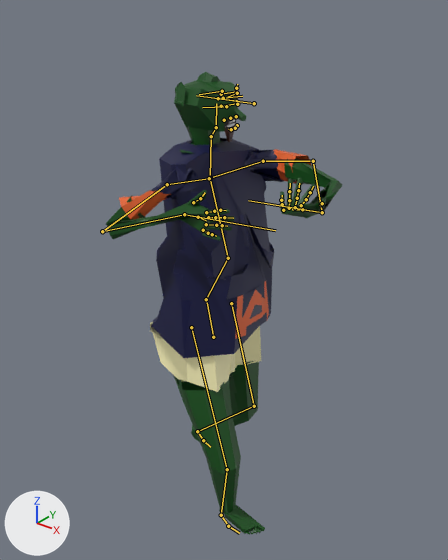
Two versions of the glTF model Gangsta Wizards/Main/Card Shark Campaign/Character Models/Goblins/goblin_10.glb, one commit apart.
Both versions are drawn from a 50 mm lens placed at (1.2, -1.397, 1.221), pointed at (0.096, -0.016, 0.366). Every picture has the same lights, and +X, +Y and +Z are marked at lower left. The picture after the commit comes second. Both versions are drawn at frame 13 of the action 'Attack'; the numbers are the values there. The bones that change, and the others that lie on the model, are drawn over the model as lines.

The first picture shows 'gob10body'.
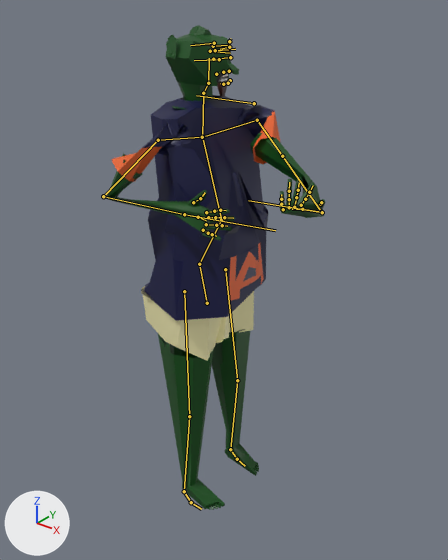
Pixel boxes (x1, y1, x2, y2) of what changed, in the pictures (448 x 560 px):
'gob10body', posed (7% narrower): before (106, 72, 342, 534); after (106, 25, 325, 510)
bone 'Hips', root to tip: before (213, 337) to (207, 302); after (207, 303) to (200, 267)
bone 'Bicep L', root to tip: before (263, 161) to (313, 161); after (257, 120) to (282, 156)
bone 'Forearm L', root to tip: before (313, 161) to (322, 212); after (282, 156) to (321, 212)
bone 'Wrist L', root to tip: before (322, 212) to (302, 209); after (321, 212) to (302, 209)
bone 'Bicep R', root to tip: before (167, 184) to (102, 231); after (158, 140) to (103, 196)
bone 'Forearm R', root to tip: before (102, 231) to (184, 214); after (103, 196) to (184, 214)
bone 'Thigh L', root to tip: before (231, 303) to (254, 406); after (225, 269) to (237, 380)
bone 'Shin L', root to tip: before (254, 406) to (197, 431); after (237, 380) to (230, 449)
bone 'Ankle L', root to tip: before (197, 431) to (203, 440); after (230, 449) to (237, 459)
bone 'Thigh R', root to tip: before (191, 327) to (227, 469); after (184, 291) to (189, 416)
bone 'Shin R', root to tip: before (227, 469) to (221, 515); after (189, 416) to (184, 491)
bone 'Ankle R', root to tip: before (221, 515) to (228, 526); after (184, 491) to (191, 502)

The change in detail:
Bone 'Hips' (bone_hips) moves from (0.001, -0.128, -0.002) to (0.0, 0.0, 0.0).
Bone 'Bicep L' (bone_bicep_l) turns from (71, 21, 34) to (55, 15, -61) degrees about its own x, y and z.
Bone 'Forearm L' (bone_forearm_l) turns from (48, 0, 1) to (-1, 0, 0) degrees about its own x, y and z.
Bone 'Wrist L' (bone_wrist_l) turns from (123, 4, 136) to (30, -136, -99) degrees about its own x, y and z.
Bone 'Bicep R' (bone_bicep_r) turns from (76, -143, -31) to (73, -145, -9) degrees about its own x, y and z.
Bone 'Forearm R' (bone_forearm_r) turns from (0, -1, -150) to (0, -1, -125) degrees about its own x, y and z.
Bone 'Wrist R' (bone_wrist_r) turns from (-3, 148, 11) to (-35, 135, -21) degrees about its own x, y and z.
Bone 'Thigh L' (bone_thigh_l) turns from (-3, 0, -5) to (0, 0, 0) degrees about its own x, y and z.
Bone 'Shin L' (bone_shin_l) turns from (44, -4, 10) to (0, 0, 0) degrees about its own x, y and z.
Bone 'Ankle L' (bone_ankle_l) turns from (-42, 5, -3) to (0, 0, 0) degrees about its own x, y and z.
Bone 'Thigh R' (bone_thigh_r) turns from (-30, 15, 6) to (0, 0, 0) degrees about its own x, y and z.
Bone 'Shin R' (bone_shin_r) turns from (46, 6, -13) to (0, 0, 0) degrees about its own x, y and z.
Bone 'Ankle R' (bone_ankle_r) turns from (-13, -17, 3) to (0, 0, 0) degrees about its own x, y and z.
